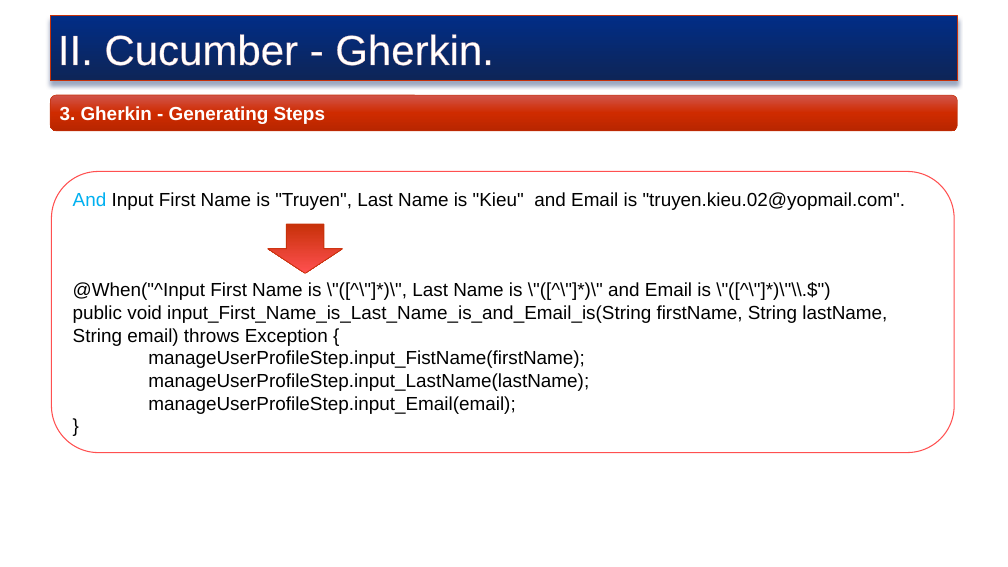
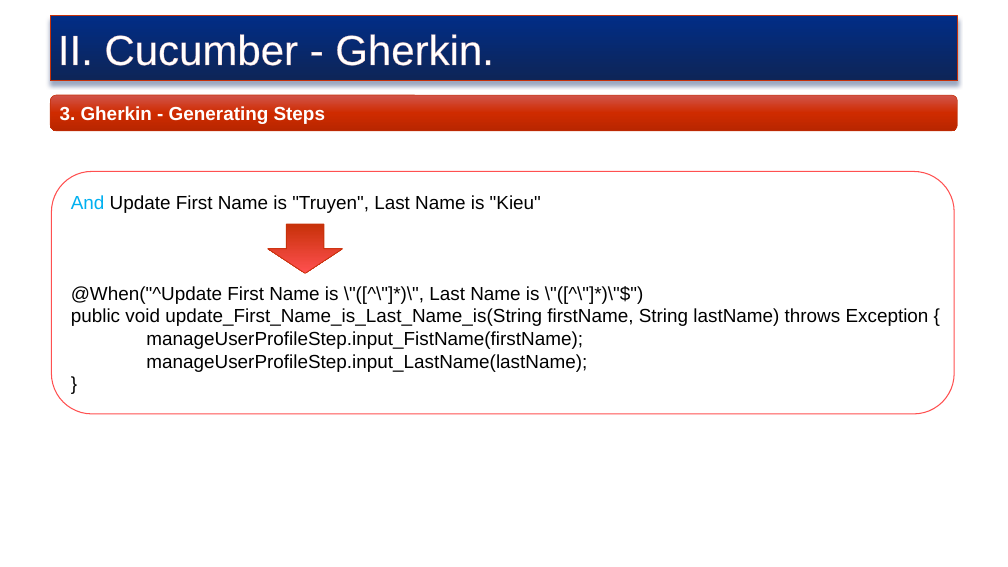
Before and after one commit to truyenkv/sharing, a slide deck: slide 14 of Sharing.pptx (slide 15 before the commit). Drawn at 1008x567 pixels with LibreOffice and Linux fonts; fonts in the diff are those of the drawing; background and template pictures are left out. Boxes give left, top, right and bottom in pixels: in the first picture for what was removed or moved away, otherwise in the second. Text is boxed around its words. In the diff, an @@ line names an element or a change of style, - is before the commit and + after.

```diff
--- a/Sharing.pptx
+++ b/Sharing.pptx
@@ rounded rectangle "And Update First Name is ...": place and size @@
-rounded rectangle "And Update First Name is ..." at box(51, 172, 954, 453)
+rounded rectangle "And Update First Name is ..." at box(51, 172, 954, 414)
@@ text in rounded rectangle at box(71, 195, 929, 326): text changed @@
-And Input First Name is "Truyen", Last Name is "Kieu" and Email is "truyen.kieu.02@yopmail.com".
-@When("^Input First Name is \"([^\"]*)\", Last Name is \"([^\"]*)\" and Email is \"([^\"]*)\"\\.$")
-public void input_First_Name_is_Last_Name_is_and_Email_is(String firstName, String lastName,
-String email) throws Exception {
+And Update First Name is "Truyen", Last Name is "Kieu"
+@When("^Update First Name is \"([^\"]*)\", Last Name is \"([^\"]*)\"$")
+public void update_First_Name_is_Last_Name_is(String firstName, String lastName) throws Exception {
@@ text in rounded rectangle at box(148, 396, 515, 414): paragraph removed @@
-manageUserProfileStep.input_Email(email);
```
Also in this commit, not shown: 10 other slides changed, 1 slide added, 1 slide removed.
